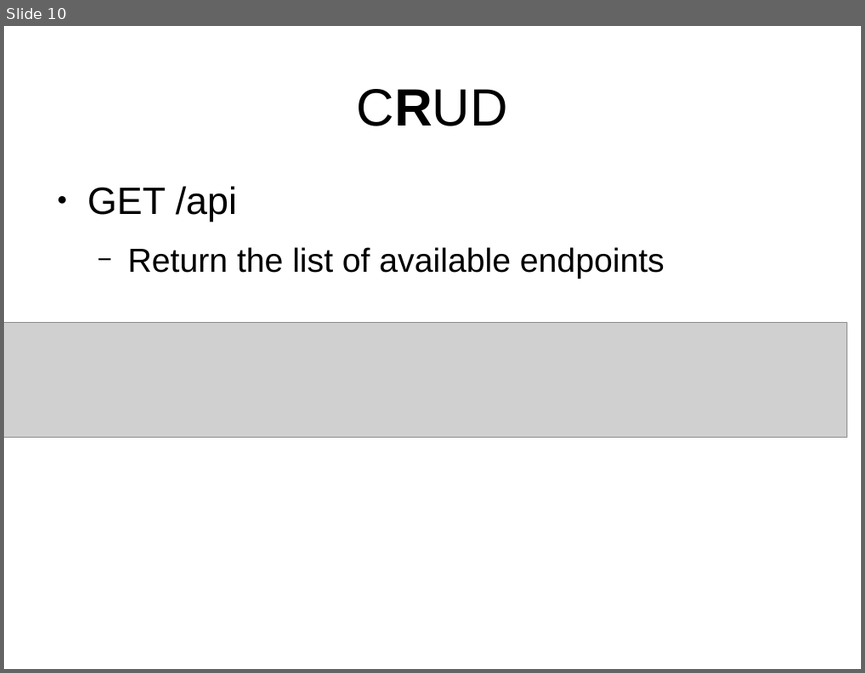
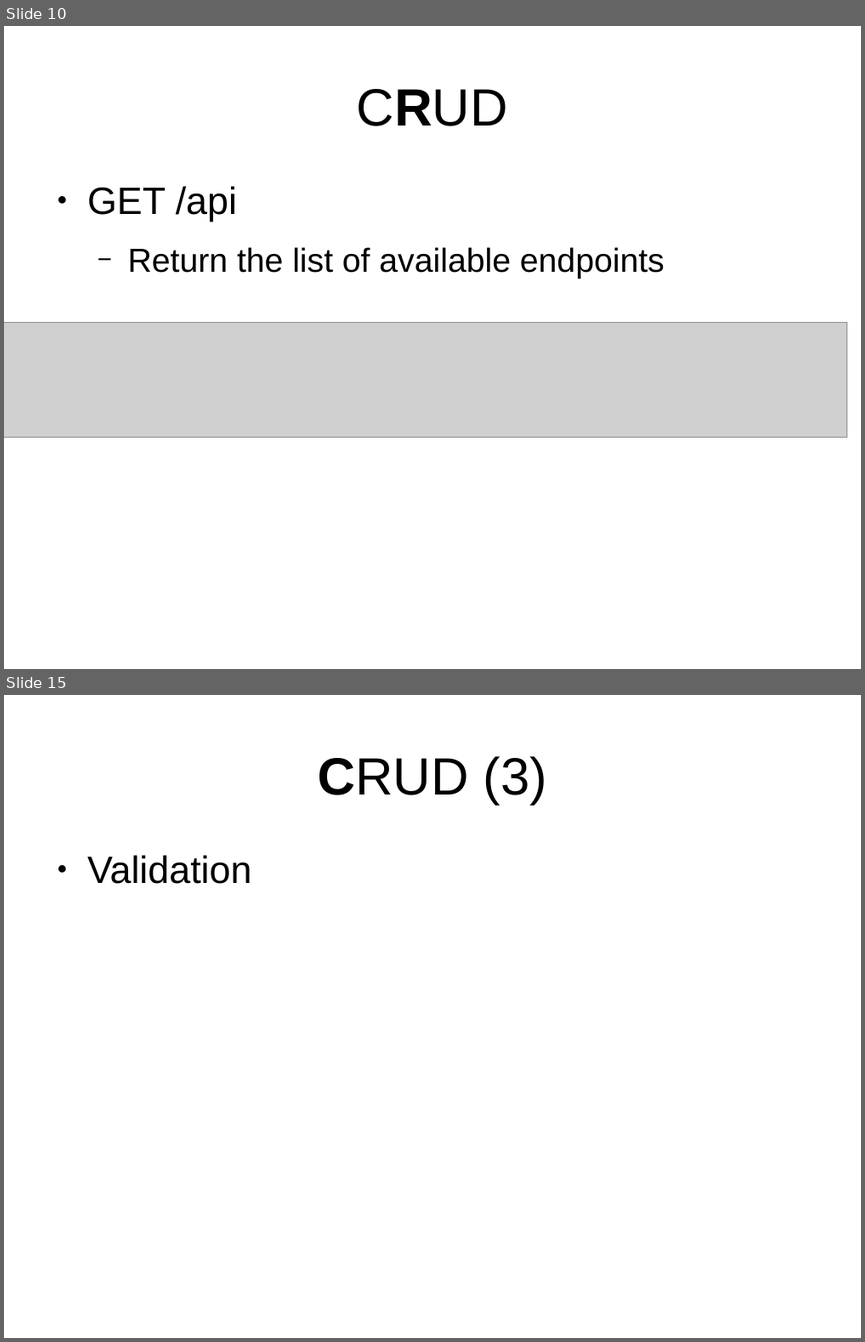
Before and after one commit to Ensembl/trackhub-registry, a slide deck: docs/code_review_07-05-15/talk.odp. Shown one above the other, each under a label of ours: slide 10 before the commit, slides 10 and 15 after it; the slides between them are not shown. The pictures are 865x673 and 865x1342 pixels, drawn with LibreOffice and Linux fonts; fonts in the diff are those of the drawing; grey boxes stand for pictures; background and template pictures are left out. Boxes give left, top, right and bottom in pixels: in the first picture for what was removed or moved away, otherwise in the second. Text is boxed around its words. In the diff, an @@ line names an element or a change of style, - is before the commit and + after.

```diff
--- a/docs/code_review_07-05-15/talk.odp
+++ b/docs/code_review_07-05-15/talk.odp
@@ slide 15 added at [4, 695, 861, 1338], background #FFFFFF @@
@@ title added at [318, 756, 547, 805], 44 pt, text #000000 @@
+CRUD (3)
@@ text added at [87, 855, 251, 884], 32 pt, text #000000 @@
+● Validation
```
Also in this commit, not shown: 3 slides changed, 6 other slides added.
